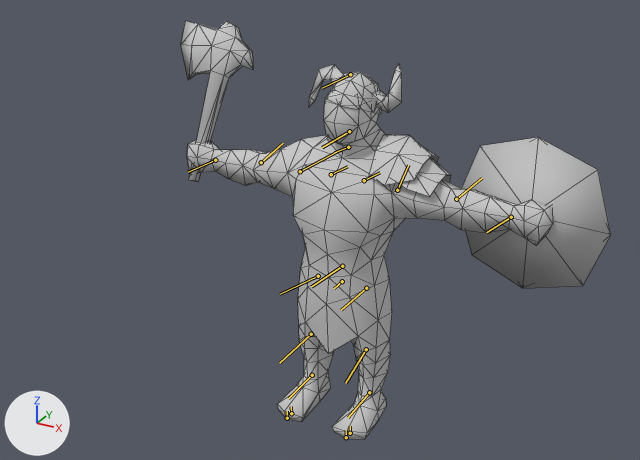
The FBX model Assets/StoreAssets/Medival Strategy Low-Poly Pack/Models/OrcWarrior/OrcWarrior.FBX as it was, and as the next commit left it.
Rendered twice from a 50 mm lens placed at (2.5, -4.83, 3.73), pointed at (-0.09, -0.12, 1.38). Every picture has the same lights, and +X, +Y and +Z are marked at lower left. The bones that bend it are drawn over the model as lines. Mesh edges are drawn as thin lines.

Objects in the first picture: 'Axe', 'Orc', 'Shield'.
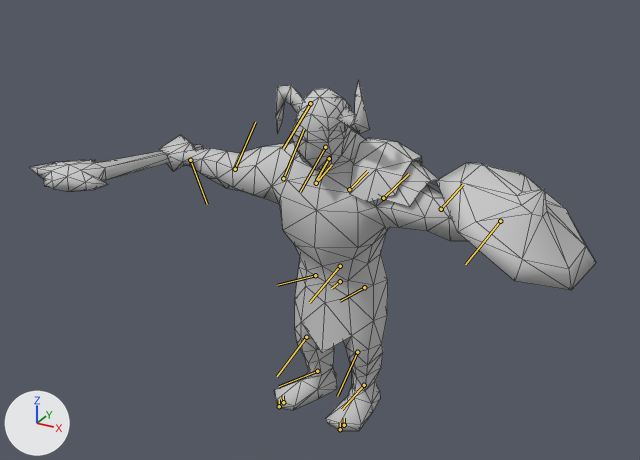
The newer file adds an action. The first version stands in its rest pose; the second is drawn at frame 1 of the action 'mixamo.com'.

Pixel boxes (x1, y1, x2, y2) of what changed, in the pictures (640 x 460 px):
'Orc', posed
    before: (187, 63, 553, 439)
    after: (159, 81, 467, 431)
'Shield', posed (7% wider, 15% shorter)
    before: (462, 137, 611, 288)
    after: (437, 162, 596, 290)
'Axe', posed (140% wider, 70% shorter)
    before: (181, 21, 253, 182)
    after: (29, 144, 203, 192)
bone 'Bip001 Spine', root to tip
    before: (342, 266) to (311, 286)
    after: (340, 266) to (309, 302)
bone 'Bip001 L Thigh', root to tip
    before: (366, 288) to (341, 310)
    after: (364, 287) to (340, 301)
bone 'Bip001 L Calf', root to tip
    before: (366, 349) to (345, 383)
    after: (357, 352) to (337, 396)
bone 'Bip001 L Foot', root to tip
    before: (369, 392) to (348, 417)
    after: (364, 385) to (342, 409)
bone 'Bip001 R Thigh', root to tip
    before: (318, 276) to (280, 294)
    after: (315, 275) to (277, 285)
bone 'Bip001 R Calf', root to tip
    before: (311, 334) to (279, 363)
    after: (306, 337) to (277, 376)
bone 'Bip001 R Foot', root to tip
    before: (312, 375) to (288, 398)
    after: (317, 371) to (279, 386)
bone 'Bip001 R Toe0', root to tip
    before: (291, 413) to (291, 406)
    after: (283, 402) to (283, 395)
bone 'Bip001 Neck', root to tip
    before: (348, 147) to (334, 152)
    after: (329, 158) to (316, 181)
bone 'Bip001 L Clavicle', root to tip
    before: (364, 180) to (380, 172)
    after: (349, 189) to (367, 171)
bone 'Bip001 L UpperArm', root to tip
    before: (397, 190) to (408, 165)
    after: (383, 198) to (408, 174)
bone 'Bip001 L Forearm', root to tip
    before: (456, 199) to (482, 178)
    after: (441, 209) to (463, 184)
bone 'Bip001 L Hand', root to tip
    before: (511, 217) to (486, 232)
    after: (500, 221) to (465, 264)
bone 'Bip001 R Clavicle', root to tip
    before: (331, 174) to (347, 166)
    after: (316, 183) to (332, 164)
bone 'Bip001 R UpperArm', root to tip
    before: (300, 171) to (336, 152)
    after: (283, 178) to (304, 129)
bone 'Bip001 R Forearm', root to tip
    before: (261, 162) to (283, 143)
    after: (235, 169) to (255, 122)
bone 'Bip001 R Hand', root to tip
    before: (215, 160) to (188, 172)
    after: (190, 160) to (207, 204)
bone 'Bip001 Head', root to tip
    before: (349, 131) to (322, 147)
    after: (325, 147) to (300, 192)

Diff of the bpy script that builds the scene:
```diff
--- a/Assets/StoreAssets/Medival Strategy Low-Poly Pack/Models/OrcWarrior/OrcWarrior.FBX.py
+++ b/Assets/StoreAssets/Medival Strategy Low-Poly Pack/Models/OrcWarrior/OrcWarrior.FBX.py
@@ bone_rig_object @@
 bone_rig_object = bpy.data.objects['Bip001']  # the whole rig 'Bip001'
-bone_rig_object.location = (0.0, 0.04, 0.942)
+bone_rig_object.location = (0.0, 0.004, 0.96)
@@ bone_bip001_spine @@
 bone_bip001_spine = bpy.data.objects['Bip001'].pose.bones['Bip001 Spine']  # child of 'Bip001 Pelvis'
-bone_bip001_spine.rotation_quaternion = (1.0, 0.0, 0.0, 0.0)  # degrees (0, 0, 0)
+bone_bip001_spine.rotation_quaternion = (0.99, 0.0, 0.0, 0.144)  # degrees (0, 0, 17)
@@ bone_bip001_l_thigh @@
 bone_bip001_l_thigh = bpy.data.objects['Bip001'].pose.bones['Bip001 L Thigh']  # child of 'Bip001 Spine'
-bone_bip001_l_thigh.location = (0.0, 0.0, 0.0)
-bone_bip001_l_thigh.rotation_quaternion = (1.0, 0.0, 0.0, 0.0)  # degrees (0, 0, 0)
+bone_bip001_l_thigh.location = (0.0, 1.3, 0.1)
+bone_bip001_l_thigh.rotation_quaternion = (0.977, -0.015, -0.036, 0.208)  # degrees (-3, -4, 24)
@@ bone_bip001_l_calf @@
 bone_bip001_l_calf = bpy.data.objects['Bip001'].pose.bones['Bip001 L Calf']  # child of 'Bip001 L Thigh'
-bone_bip001_l_calf.rotation_quaternion = (1.0, 0.0, 0.0, 0.0)  # degrees (0, 0, 0)
+bone_bip001_l_calf.rotation_quaternion = (0.981, 0.003, -0.001, -0.195)  # degrees (0, 0, -22)
@@ bone_bip001_l_foot @@
 bone_bip001_l_foot = bpy.data.objects['Bip001'].pose.bones['Bip001 L Foot']  # child of 'Bip001 L Calf'
-bone_bip001_l_foot.rotation_quaternion = (1.0, 0.0, 0.0, 0.0)  # degrees (0, 0, 0)
+bone_bip001_l_foot.rotation_quaternion = (0.991, 0.005, 0.039, 0.127)  # degrees (1, 4, 15)
@@ bone_bip001_r_thigh @@
 bone_bip001_r_thigh = bpy.data.objects['Bip001'].pose.bones['Bip001 R Thigh']  # child of 'Bip001 Spine'
-bone_bip001_r_thigh.location = (0.0, 0.0, 0.0)
-bone_bip001_r_thigh.rotation_quaternion = (1.0, 0.0, 0.0, 0.0)  # degrees (0, 0, 0)
+bone_bip001_r_thigh.location = (0.0, 1.3, -0.1)
+bone_bip001_r_thigh.rotation_quaternion = (0.978, 0.014, 0.039, 0.206)  # degrees (3, 4, 24)
@@ bone_bip001_r_calf @@
 bone_bip001_r_calf = bpy.data.objects['Bip001'].pose.bones['Bip001 R Calf']  # child of 'Bip001 R Thigh'
-bone_bip001_r_calf.rotation_quaternion = (1.0, 0.0, 0.0, 0.0)  # degrees (0, 0, 0)
+bone_bip001_r_calf.rotation_quaternion = (0.982, 0.001, -0.001, -0.191)  # degrees (0, 0, -22)
@@ bone_bip001_r_foot @@
 bone_bip001_r_foot = bpy.data.objects['Bip001'].pose.bones['Bip001 R Foot']  # child of 'Bip001 R Calf'
-bone_bip001_r_foot.rotation_quaternion = (1.0, 0.0, 0.0, 0.0)  # degrees (0, 0, 0)
+bone_bip001_r_foot.rotation_quaternion = (0.97, 0.207, -0.009, 0.13)  # degrees (24, -4, 14)
@@ bone_bip001_r_toe0 @@
 bone_bip001_r_toe0 = bpy.data.objects['Bip001'].pose.bones['Bip001 R Toe0']  # child of 'Bip001 R Foot'
-bone_bip001_r_toe0.rotation_quaternion = (1.0, 0.0, 0.0, 0.0)  # degrees (0, 0, 0)
+bone_bip001_r_toe0.rotation_quaternion = (0.976, 0.0, 0.216, 0.0)  # degrees (0, 25, 0)
@@ bone_bip001_neck @@
 bone_bip001_neck = bpy.data.objects['Bip001'].pose.bones['Bip001 Neck']  # child of 'Bip001 Spine'
-bone_bip001_neck.rotation_quaternion = (1.0, 0.0, 0.0, 0.0)  # degrees (0, 0, 0)
+bone_bip001_neck.rotation_quaternion = (0.988, 0.0, 0.001, 0.156)  # degrees (0, 0, 18)
@@ bone_bip001_l_clavicle @@
 bone_bip001_l_clavicle = bpy.data.objects['Bip001'].pose.bones['Bip001 L Clavicle']  # child of 'Bip001 Neck'
-bone_bip001_l_clavicle.location = (0.0, 0.0, 0.0)
-bone_bip001_l_clavicle.rotation_quaternion = (1.0, 0.0, 0.0, 0.0)  # degrees (0, 0, 0)
+bone_bip001_l_clavicle.location = (0.0, -2.6, 0.3)
+bone_bip001_l_clavicle.rotation_quaternion = (0.988, -0.147, -0.032, -0.027)  # degrees (-17, -4, -3)
@@ bone_bip001_l_upperarm @@
 bone_bip001_l_upperarm = bpy.data.objects['Bip001'].pose.bones['Bip001 L UpperArm']  # child of 'Bip001 L Clavicle'
-bone_bip001_l_upperarm.rotation_quaternion = (1.0, 0.0, 0.0, 0.0)  # degrees (0, 0, 0)
+bone_bip001_l_upperarm.rotation_quaternion = (0.984, -0.148, 0.003, -0.102)  # degrees (-17, -1, -12)
@@ bone_bip001_l_forearm @@
 bone_bip001_l_forearm = bpy.data.objects['Bip001'].pose.bones['Bip001 L Forearm']  # child of 'Bip001 L UpperArm'
-bone_bip001_l_forearm.rotation_quaternion = (1.0, 0.0, 0.0, 0.0)  # degrees (0, 0, 0)
+bone_bip001_l_forearm.rotation_quaternion = (0.986, 0.0, 0.0, 0.164)  # degrees (0, 0, 19)
@@ bone_bip001_l_hand @@
 bone_bip001_l_hand = bpy.data.objects['Bip001'].pose.bones['Bip001 L Hand']  # child of 'Bip001 L Forearm'
-bone_bip001_l_hand.rotation_quaternion = (1.0, 0.0, 0.0, 0.0)  # degrees (0, 0, 0)
+bone_bip001_l_hand.rotation_quaternion = (0.693, 0.657, -0.084, 0.282)  # degrees (82, -29, 19)
@@ bone_bip001_r_clavicle @@
 bone_bip001_r_clavicle = bpy.data.objects['Bip001'].pose.bones['Bip001 R Clavicle']  # child of 'Bip001 Neck'
-bone_bip001_r_clavicle.location = (0.0, 0.0, 0.0)
-bone_bip001_r_clavicle.rotation_quaternion = (1.0, 0.0, 0.0, 0.0)  # degrees (0, 0, 0)
+bone_bip001_r_clavicle.location = (0.0, -2.6, -0.3)
+bone_bip001_r_clavicle.rotation_quaternion = (0.988, 0.147, 0.032, -0.027)  # degrees (17, 4, -3)
@@ bone_bip001_r_upperarm @@
 bone_bip001_r_upperarm = bpy.data.objects['Bip001'].pose.bones['Bip001 R UpperArm']  # child of 'Bip001 R Clavicle'
-bone_bip001_r_upperarm.rotation_quaternion = (1.0, 0.0, 0.0, 0.0)  # degrees (0, 0, 0)
+bone_bip001_r_upperarm.rotation_quaternion = (0.978, -0.18, 0.03, -0.097)  # degrees (-21, 1, -12)
@@ bone_bip001_r_forearm @@
 bone_bip001_r_forearm = bpy.data.objects['Bip001'].pose.bones['Bip001 R Forearm']  # child of 'Bip001 R UpperArm'
-bone_bip001_r_forearm.rotation_quaternion = (1.0, 0.0, 0.0, 0.0)  # degrees (0, 0, 0)
+bone_bip001_r_forearm.rotation_quaternion = (0.986, 0.0, 0.0, 0.164)  # degrees (0, 0, 19)
@@ bone_bip001_r_hand @@
 bone_bip001_r_hand = bpy.data.objects['Bip001'].pose.bones['Bip001 R Hand']  # child of 'Bip001 R Forearm'
-bone_bip001_r_hand.rotation_quaternion = (1.0, 0.0, 0.0, 0.0)  # degrees (0, 0, 0)
+bone_bip001_r_hand.rotation_quaternion = (0.769, -0.582, 0.243, -0.107)  # degrees (-78, 14, -28)
@@ bone_bip001_head @@
 bone_bip001_head = bpy.data.objects['Bip001'].pose.bones['Bip001 Head']  # child of 'Bip001 Neck'
-bone_bip001_head.rotation_quaternion = (1.0, 0.0, 0.0, 0.0)  # degrees (0, 0, 0)
+bone_bip001_head.rotation_quaternion = (0.999, 0.004, 0.0, -0.04)  # degrees (0, 0, -5)
```
